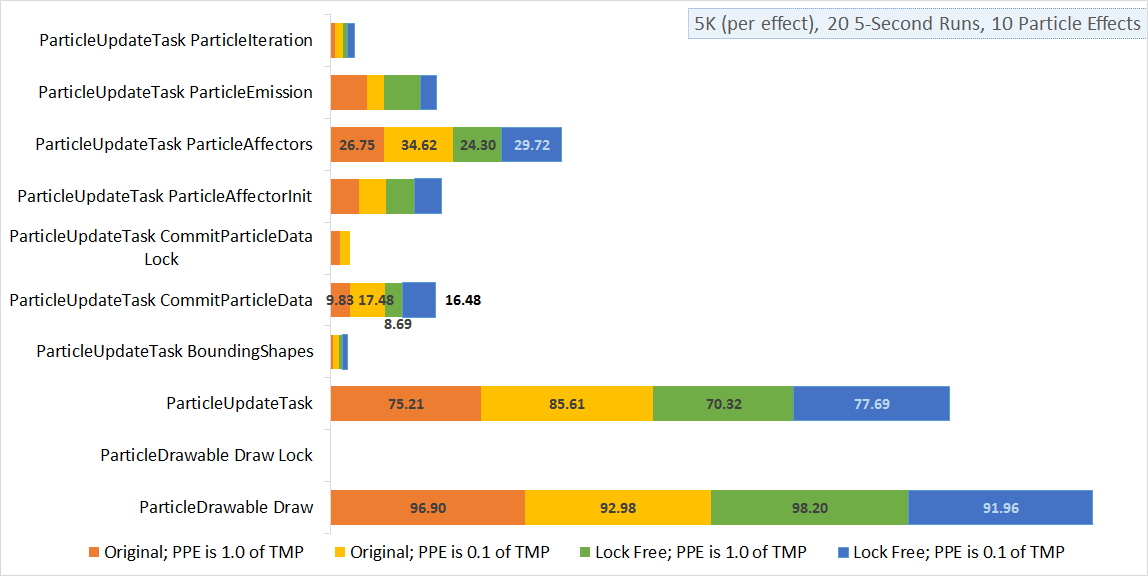
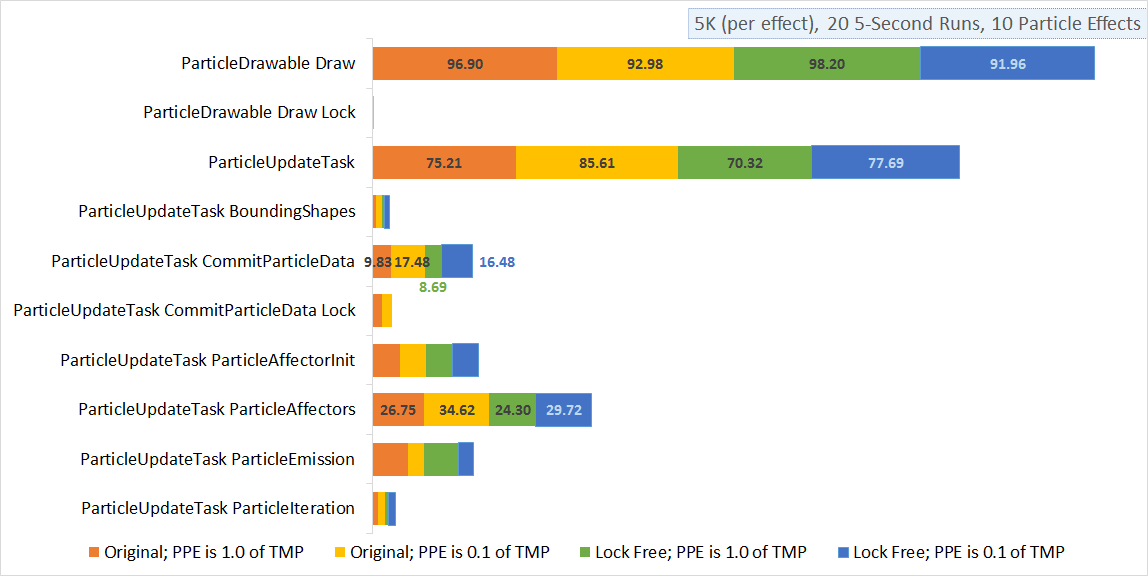
Layer changes from the first w=1148, h=576 image to the second:
added layer "Layer 4" above "Layer 3" over [10, 14, 1095, 534]
